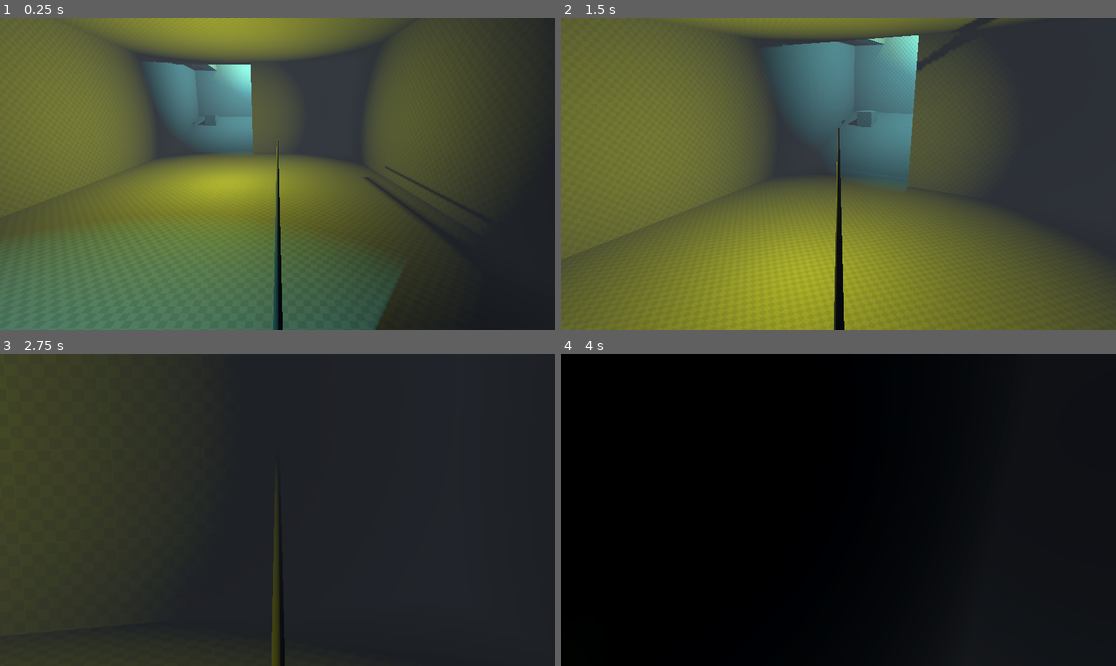
Above: before the commit, frames 1-4 (two rows, left to right).
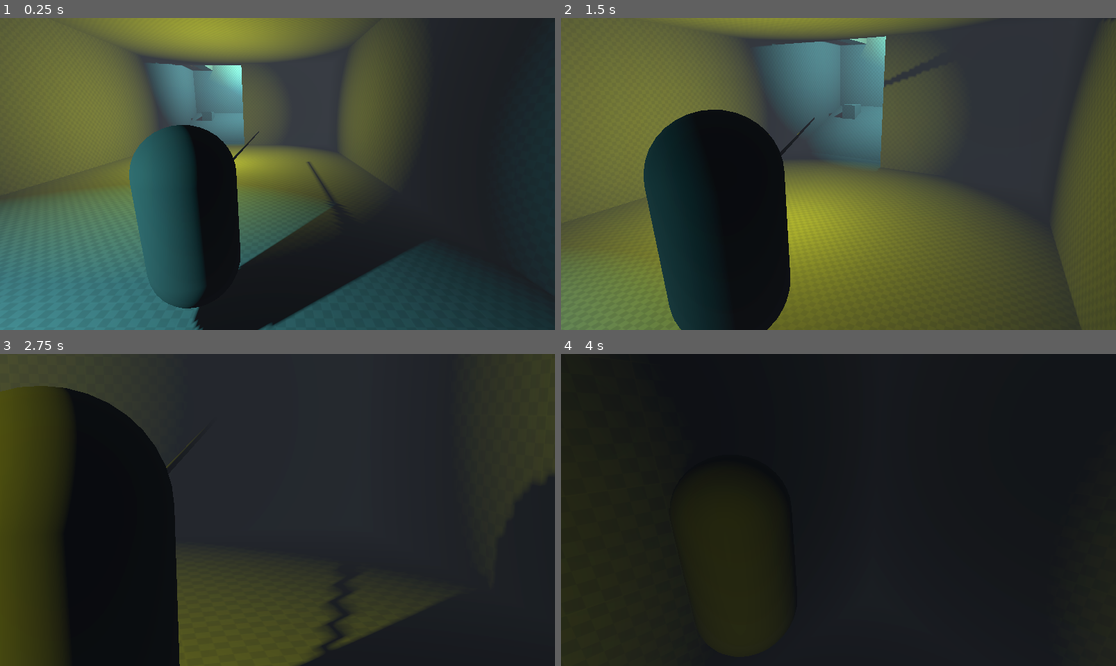
Above: after the commit, the same moments.

Repository: InTheBox-YT/GAME_JAM
Game: Godot game, scene res://scenes/world.tscn
Two runs of this game, one before a commit and one after it. Both use one fixed random seed, a clock stepped at 60 frames per second and the inputs below.
Inputs (mouse positions are in pixels of both pictures, inside the frame that each line leads up to):
- Up to frame 1 (0.25 s): no input
- Up to frame 2 (1.5 s): move the mouse to (866, 174) at 0.52 s; hold C (Zoom) 0.53-1.28 s; hold W (Up) from 0.53 s (still down); tap Space (Jump) at 0.77 s; move the mouse to (810, 174) at 1.27 s; tap Shift (Run) at 1.35 s
- Up to frame 3 (2.75 s): keep holding W (Up); tap Space (Jump) at 1.52 s; tap C (Zoom) at 1.55 s; move the mouse to (288, 503) at 2.02 s; hold C (Zoom) from 2.03 s (still down)
- Up to frame 4 (4 s): keep holding W (Up); move the mouse to (832, 516) at 2.77 s; release C (Zoom) at 2.78 s; tap C (Zoom) at 2.85, 3.8 s; tap Space (Jump) at 3.02, 3.77 s; move the mouse to (877, 513) at 3.52 s; hold Shift (Run) from 3.53 s (still down)

The runs differ from the first frame. In frame 1, 50% of the frame differs, in the area x 0-96%, y 0-100%; in frame 2, 39%; in frame 3, 25%; in frame 4, 36%.

Commit message:
Added unsizeable objects

Diff:
--- a/Scripts/PlayerMovement.gd
+++ b/Scripts/PlayerMovement.gd
@@ -40,7 +40,7 @@
 	if event is InputEventMouseMotion:
 		rotate_y(deg_to_rad(-event.relative.x * 0.5))
 		pivot.rotate_x(deg_to_rad(-event.relative.y * 0.5))
-		pivot.rotation.x = clamp(pivot.rotation.x, deg_to_rad(-40), deg_to_rad(40))
+		pivot.rotation.x = clamp(pivot.rotation.x, deg_to_rad(-60), deg_to_rad(60))
 
 func _input(event):
 	if event is InputEventMouseButton:
@@ -53,10 +53,10 @@
 			# Handle resizing if the raycast is colliding
 			if raycast.is_colliding():
 				var target: Node = raycast.get_collider()
-				if target is Node3D:
+				var target_parent: Node = target.get_parent()
+				if target is Node3D and target_parent != get_node("/root/World/Map/UnsizeableObjects"):
 					# Set the target scale for the object
 					set_target_scale(target)
-
 
 func _physics_process(delta: float):
 	if not is_on_floor():
--- a/scenes/Map.tscn
+++ b/scenes/Map.tscn
@@ -111,12 +111,6 @@
 use_collision = true
 size = Vector3(14.0065, 1, 8.06641)
 
-[node name="CSGBox3D8" type="CSGBox3D" parent="."]
-transform = Transform3D(1, 0, 0, 0, 1, 0, 0, 0, 1, 1.74055, 3.07266, 0.870743)
-material_override = ExtResource("1_hnknw")
-use_collision = true
-size = Vector3(7.0509, 7.14435, 2.85352)
-
 [node name="CSGBox3D9" type="CSGBox3D" parent="."]
 transform = Transform3D(1, 0, 0, 0, 1, 0, 0, 0, 1, -5.2753, 10.0979, 0.870743)
 material_override = ExtResource("1_hnknw")
@@ -128,12 +122,6 @@
 material_override = ExtResource("1_hnknw")
 use_collision = true
 size = Vector3(6.86813, 7.13869, 0.411623)
-
-[node name="CSGBox3D10" type="CSGBox3D" parent="."]
-transform = Transform3D(1, 0, 0, 0, 1, 0, 0, 0, 1, -6.26655, 2.16315, -3.36214)
-material_override = ExtResource("1_hnknw")
-use_collision = true
-material = ExtResource("3_skmkj")
 
 [node name="CSGBox3D11" type="CSGBox3D" parent="."]
 transform = Transform3D(1, 0, 0, 0, 1, 0, 0, 0, 1, 0.563014, 4.20716, -2.65536)
@@ -151,3 +139,17 @@
 
 [node name="WorldEnvironment" type="WorldEnvironment" parent="."]
 environment = SubResource("Environment_604yo")
+
+[node name="UnsizeableObjects" type="Node3D" parent="."]
+
+[node name="CSGBox3D10" type="CSGBox3D" parent="."]
+transform = Transform3D(1, 0, 0, 0, 1, 0, 0, 0, 1, -6.26655, 2.16315, -3.36214)
+material_override = ExtResource("1_hnknw")
+use_collision = true
+material = ExtResource("3_skmkj")
+
+[node name="CSGBox3D8" type="CSGBox3D" parent="."]
+transform = Transform3D(1, 0, 0, 0, 1, 0, 0, 0, 1, 1.74055, 3.07266, 0.870743)
+material_override = ExtResource("1_hnknw")
+use_collision = true
+size = Vector3(7.0509, 7.14435, 2.85352)
--- a/scenes/player.tscn
+++ b/scenes/player.tscn
@@ -22,11 +22,11 @@
 [node name="CanvasLayer" type="CanvasLayer" parent="CharacterBody3D"]
 
 [node name="CamOrigin" type="Node3D" parent="CharacterBody3D"]
-transform = Transform3D(1, 0, 0, 0, 1, 0, 0, 0, 1, 0, 0.499133, 0)
+transform = Transform3D(1, 0, 0, 0, 1, 0, 0, 0, 1, 0, 0.302595, 0)
 
 [node name="Camera3D" type="Camera3D" parent="CharacterBody3D/CamOrigin"]
-transform = Transform3D(1, 0, 0, 0, 0.96297, 0.269608, 0, -0.269608, 0.96297, 0, 0.953185, 0.0904765)
-fov = 70.0
+transform = Transform3D(1, 0, 0, 0, 0.96297, 0.269608, 0, -0.269608, 0.96297, 0.932953, 0.821671, 2.21416)
+fov = 90.0
 
 [node name="MeshInstance3D" type="MeshInstance3D" parent="CharacterBody3D/CamOrigin"]
 transform = Transform3D(1.11515e-16, 1.87738e-07, 0.0500657, 0.0583639, -1.87738e-07, 0, 2.55117e-09, 4.29494, -2.18844e-09, 0.00247496, -0.138478, -4.78173)
